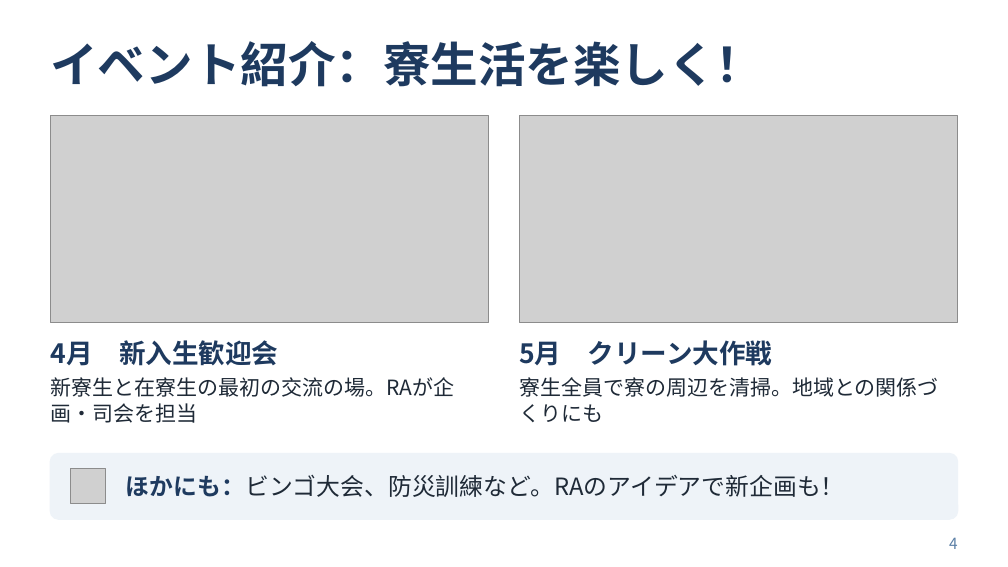
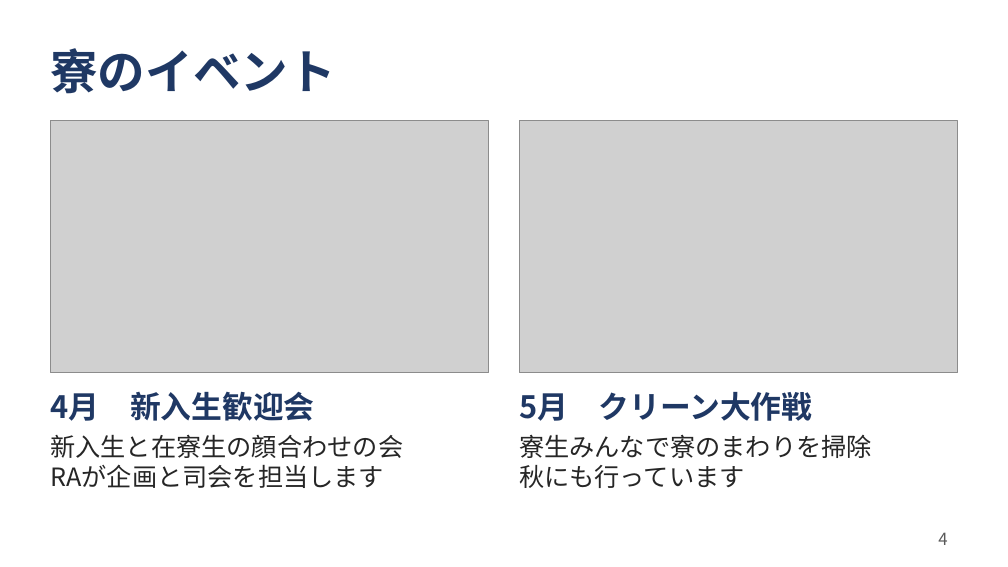
Before and after one commit to kouhiro09070305-create/-, a slide deck: slide 4 of RA募集説明会_RAプレゼン_20261023.pptx. Drawn at 1008x567 pixels with LibreOffice and Linux fonts; fonts in the diff are those of the drawing; grey boxes stand for pictures. Boxes give left, top, right and bottom in pixels: in the first picture for what was removed or moved away, otherwise in the second. Text is boxed around its words. In the diff, an @@ line names an element or a change of style, - is before the commit and + after.

```diff
--- a/RA募集説明会_RAプレゼン_20261023.pptx
+++ b/RA募集説明会_RAプレゼン_20261023.pptx
@@ title at <box>50,48,335,94</box>: text changed; text colour #1E3A5F to #1F3864 @@
-イベント紹介：寮生活を楽しく！
+寮のイベント
@@ picture: place and size @@
-picture at <box>50,116,489,323</box>
+picture at <box>50,121,489,373</box>
@@ picture: place and size @@
-picture at <box>519,116,958,323</box>
+picture at <box>519,121,958,373</box>
@@ text "4月 新入生歓迎会": place and size @@
-text "4月 新入生歓迎会" at <box>50,340,278,366</box>
+text "4月 新入生歓迎会" at <box>50,391,314,421</box>
@@ text "4月 新入生歓迎会" at <box>50,391,314,421</box>: size 19 to 22 pt, text colour #1E3A5F to #1F3864 @@
@@ text "5月 クリーン大作戦" at <box>519,392,813,421</box>: size 19 to 22 pt, text colour #1E3A5F to #1F3864 @@
@@ text "5月 クリーン大作戦": place and size @@
-text "5月 クリーン大作戦" at <box>519,340,772,366</box>
+text "5月 クリーン大作戦" at <box>519,392,813,421</box>
@@ text at <box>50,435,403,488</box>: text changed; size 15 to 18 pt; text colour #1F2A37 to #262626 @@
-新寮生と在寮生の最初の交流の場。RAが企画・司会を担当
+新入生と在寮生の顔合わせの会
+RAが企画と司会を担当します
@@ text at <box>519,435,872,488</box>: text changed; size 15 to 18 pt; text colour #1F2A37 to #262626 @@
-寮生全員で寮の周辺を清掃。地域との関係づくりにも
+寮生みんなで寮のまわりを掃除
+秋にも行っています
@@ rounded rectangle removed at <box>50,454,958,519</box> @@
@@ picture removed at <box>71,469,106,504</box> @@
@@ text removed at <box>126,475,845,497</box> @@
-ほかにも：ビンゴ大会、防災訓練など。RAのアイデアで新企画も！
@@ page number: place and size @@
-page number at <box>949,537,958,549</box>
+page number at <box>938,532,947,545</box>
@@ page number at <box>938,532,947,545</box>: size 11 to 12 pt, text colour #5B7FA6 to #595959 @@
```
Also in this commit, not shown: 4 other slides changed, 1 slide added, 1 slide removed.
